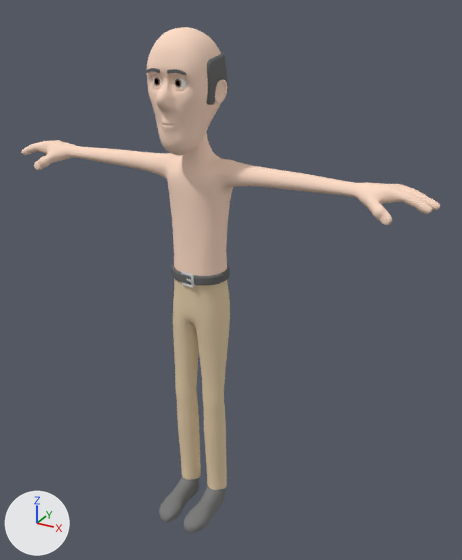
The Blender file StoplichtProjectClient/Assets/Vehicle/Ed.blend, before and after one commit.
Camera for both pictures: a 50 mm camera at (4.24, -6.66, 7.22) aimed at (0.42, 0.28, 3.75). The lights are fixed; the arrows at lower left show +X, +Y and +Z.

The older version as bpy lines, for what is in view:
```python
ob_hair = bpy.data.objects.new('Hair', me_cube_004)
ob_hair.location = (0.0, -0.13, 6.05)
ob_hair.scale = (0.257, 0.257, 0.257)
ob_head = bpy.data.objects.new('Head', me_cube_001)
ob_head.location = (0.0, -0.09, 3.45)
ob_head.scale = (0.257, 0.257, 0.257)
ob_head_001 = bpy.data.objects.new('Head.001', me_cube_005)
ob_head_001.location = (0.0, -0.09, 3.45)
ob_head_001.scale = (0.257, 0.257, 0.257)
# also in view: 'Head.003' at (0.0, 0.15, 3.84)
```
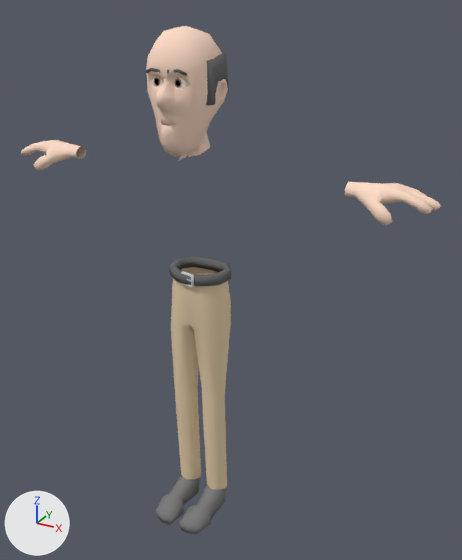
Pixel boxes (x1, y1, x2, y2) of what changed, in the pictures (462 x 560 px):
'Head', reshaped, modifiers changed
    before: (21, 27, 440, 533)
    after: (21, 26, 441, 534)
'Head.001', modifiers changed
    before: (173, 278, 230, 490)
    after: (171, 267, 231, 490)
part 1 of me_cube_001, deleted (beige)
    before: (79, 145, 342, 276)

Patch to the scene script:
```diff
--- a/StoplichtProjectClient/Assets/Vehicle/Ed.blend.py
+++ b/StoplichtProjectClient/Assets/Vehicle/Ed.blend.py
@@ me_cube_001 @@
 # used by ob_head; location = (0.0, -0.09, 3.45); scale = (0.257, 0.257, 0.257)
-me_cube_001.from_pydata(...)  # 2405 vertices, 2349 faces, 4 loose edges; spans x -11.7..11.7, y -2.3..2.3, z -13.4..13.6
+me_cube_001.from_pydata(...)  # 2103 vertices, 2021 faces, 4 loose edges; spans x -11.7..11.7, y -2.3..2.2, z -13.4..13.6
+# me_cube_001 part 1: 302 vertices removed from x -5.7..5.7, y -0.1..2.3, z 2.5..7.7
 me_cube_001.materials.append(mat_skin)
@@ ob_head_001 @@
 ob_head_001.scale = (0.257, 0.257, 0.257)
-_m = ob_head_001.modifiers.new('Subsurf', 'SUBSURF')
+_m = ob_head_001.modifiers.new('Decimate', 'DECIMATE')
+_m.ratio = 0.287
@@ ob_head @@
 _m = ob_head.modifiers.new('Mask', 'MASK')
 _m.invert_vertex_group = True
-_m = ob_head.modifiers.new('Subsurf', 'SUBSURF')
+_m = ob_head.modifiers.new('Decimate', 'DECIMATE')
+_m.ratio = 0.322
```
